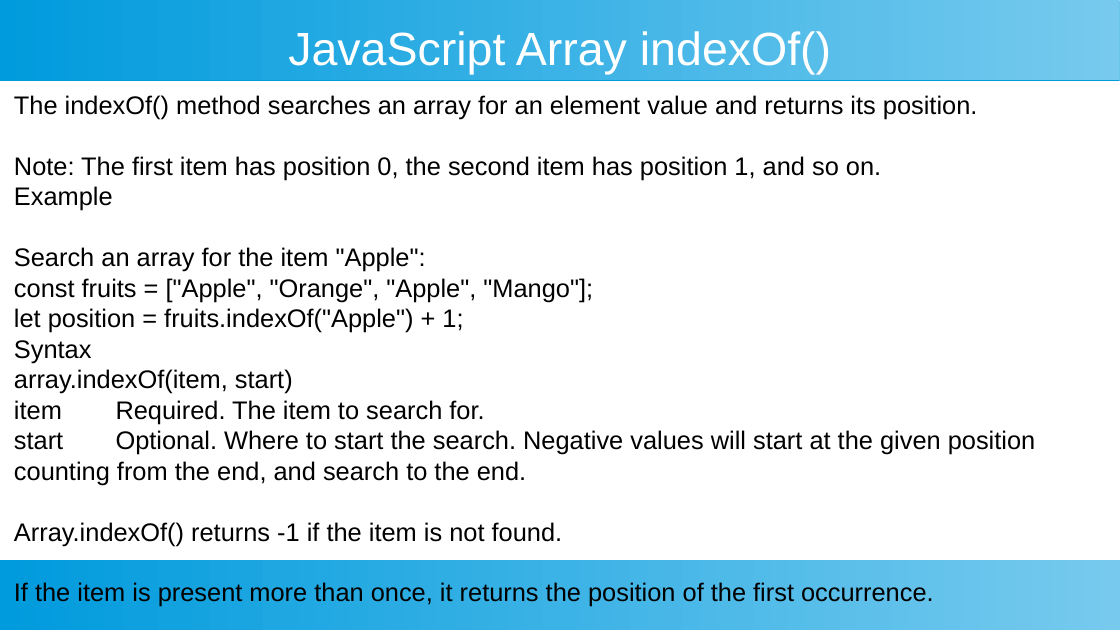
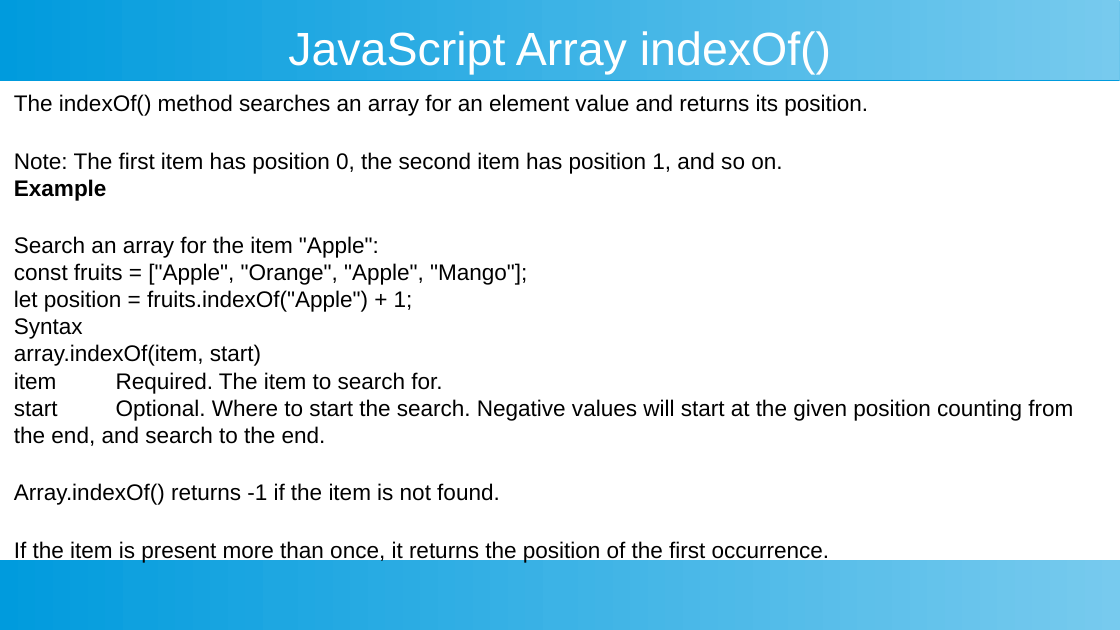
Before and after one commit to ashishjain1547/public_lessons_in_javascript, a slide deck: slide 21 of 7_Arrays in Detail/4 - array iteration.odp (slide 12 before the commit). Drawn at 1120x630 pixels with LibreOffice and Linux fonts; fonts in the diff are those of the drawing. Boxes give left, top, right and bottom in pixels: in the first picture for what was removed or moved away, otherwise in the second. Text is boxed around its words. In the diff, an @@ line names an element or a change of style, - is before the commit and + after.

```diff
--- a/7_Arrays in Detail/4 - array iteration.odp
+++ b/7_Arrays in Detail/4 - array iteration.odp
@@ text "The indexOf() method searches an ..." at (14, 94, 1073, 563): size 18 to 16 pt; bold on in "Example" @@
```
Also in this commit, not shown: 9 other slides changed, 10 slides added, 6 other files.
